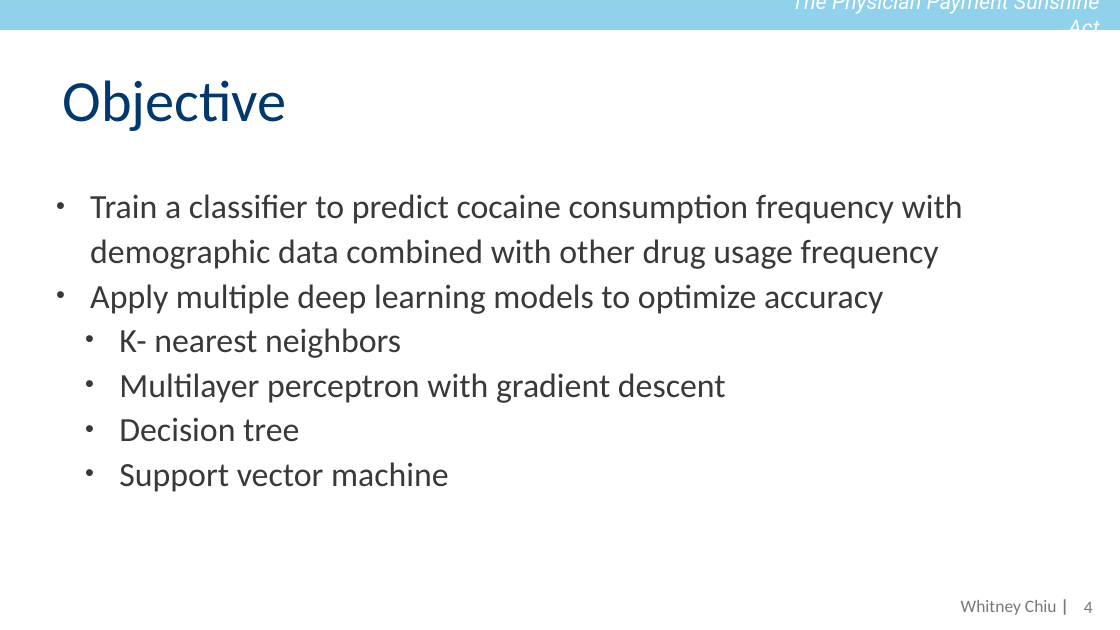
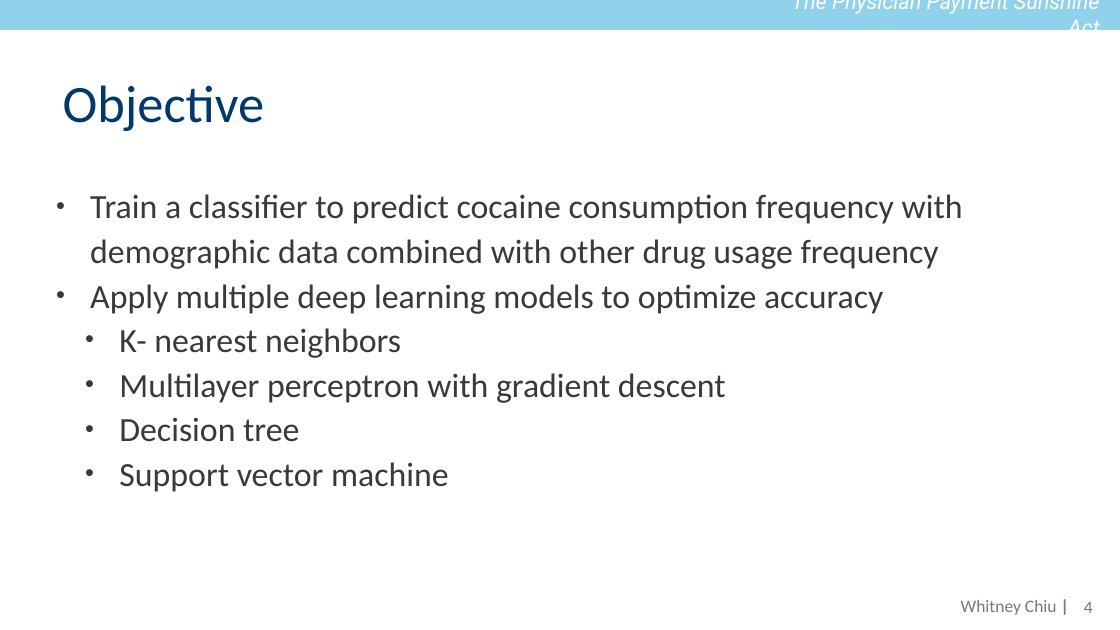
Before and after one commit to whitneychiu/CocaineUsagePrediction, a slide deck: slide 4 of Whitney-CocainUsagePrediction.pptx. Drawn at 1120x630 pixels with LibreOffice and Linux fonts; fonts in the diff are those of the drawing. Boxes give left, top, right and bottom in pixels: in the first picture for what was removed or moved away, otherwise in the second. Text is boxed around its words. In the diff, an @@ line names an element or a change of style, - is before the commit and + after.

```diff
--- a/Whitney-CocainUsagePrediction.pptx
+++ b/Whitney-CocainUsagePrediction.pptx
@@ title "Objective" at (x1=63, y1=85, x2=265, y2=131): size 100 to 90 pt @@
```
Also in this commit, not shown: 4 other slides changed.
